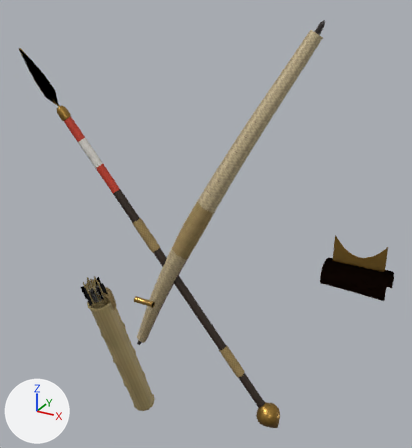
One commit to the glTF model public/models/hero/kit/stowkit-v0.glb: the scene before it, then after it.
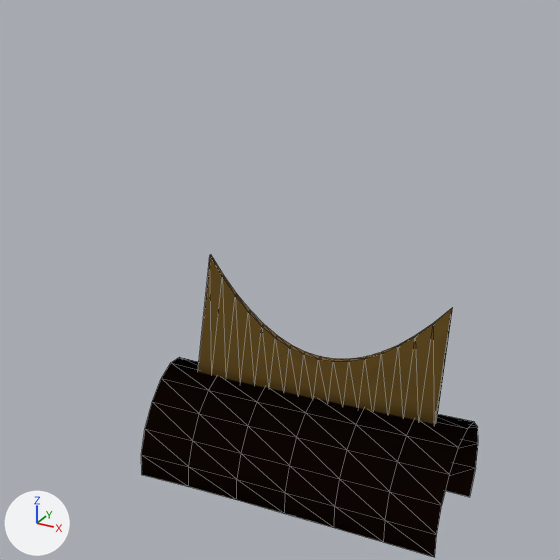
There are two pictures of each version: one whole from a camera (50 mm lens) standing at (0.809, -1.283, 2.151) and looking at (0.027, 0.139, 1.44), one close up on the part from 70% to 100% of the width and 40% to 67% of the height. The axes (+X, +Y, +Z) are drawn at lower left. The lights are the same throughout. The first two pictures are the older version. The close-ups show mesh edges as thin lines. Vertices at exactly the same position are counted once.

The first close-up shows 'StowKit_v0'.
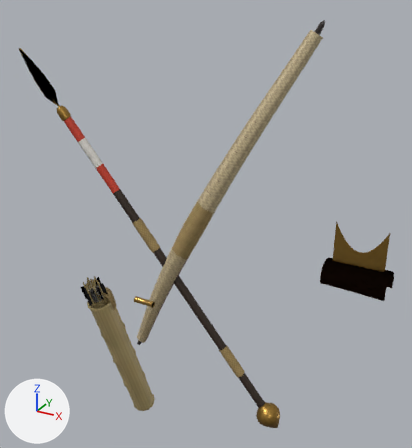
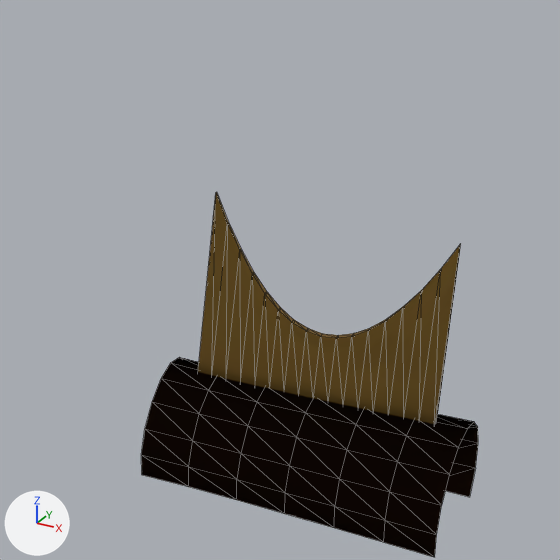
Patch to the scene script:
```diff
--- a/public/models/hero/kit/stowkit-v0.glb.py
+++ b/public/models/hero/kit/stowkit-v0.glb.py
@@ me_stowkit_v0 @@
 me_stowkit_v0.from_pydata(...)  # 1280 vertices, 1745 faces; spans x -0.611..0.608, y -0.176..0.296, z 0.59..2.037
 # used by ob_stowkit_v0; location = (0.0, 0.0, 0.0)
+# me_stowkit_v0 part 1: all 34 vertices in x 0.454..0.59, y 0.052..0.058, z 1.483..1.531 are scaled about their middle by (1, 1, 1.5), then moved by (0.0, 0.0, 0.026)
 me_stowkit_v0.materials.append(mat_mi_kit_v0)
```

What differs and where, as boxes (x1, y1, x2, y2) in the close-ups (560 x 560 px; the box of a moved part takes in the faces that stretch with it):
'StowKit_v0', reshaped
    before: (141, 255, 478, 557)
    after: (141, 192, 478, 557)
part 1 of me_stowkit_v0, moved or reshaped
    before: (198, 255, 453, 424)
    after: (198, 192, 461, 424)
